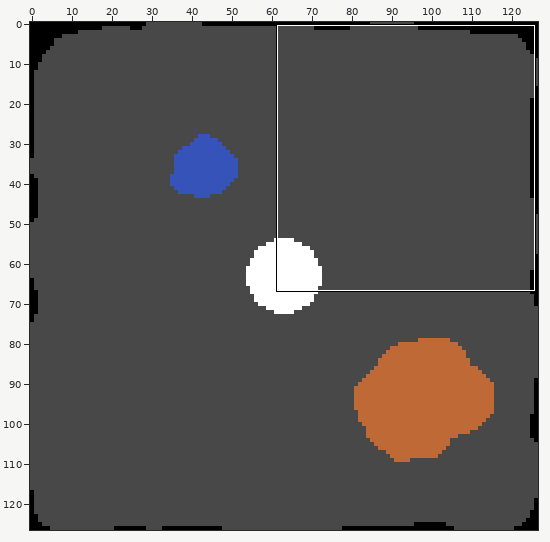
Pixel-art file: asset_workbench/map.aseprite. The picture above shows the old version from afar; the outline marks the close-up.
Close-up. Earlier state:
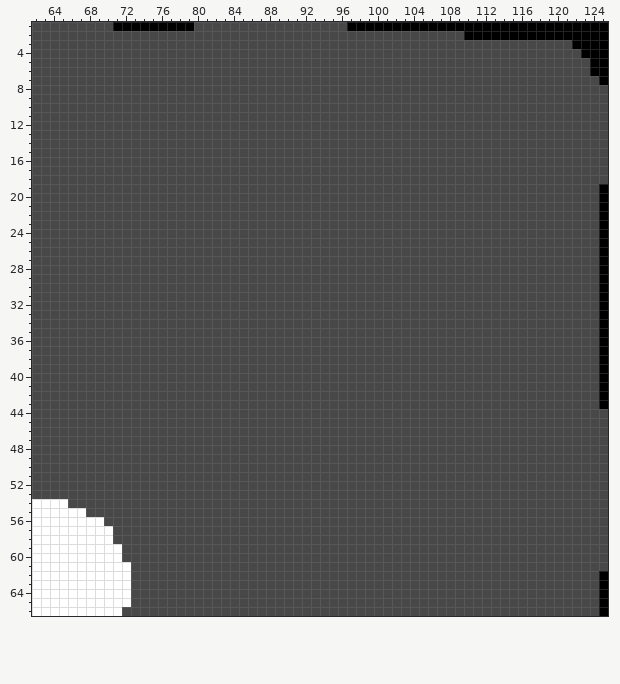
127x127 pixels, 1 frame. Shown: x 62..125, y 1..66. The commit also changed other parts of the picture, which this record leaves out.
New version:
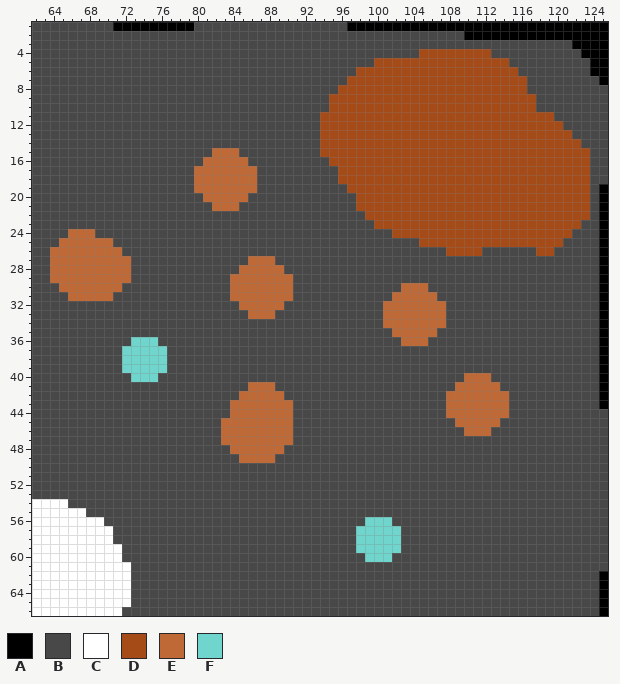
Palette (. is transparent): A #000000  B #484848  C #ffffff  D #a54b18  E #bf6937  F #70d6cd
Changes in this commit:
Changed rows in their new state; - is an unchanged pixel.
first column x 64:
 4 -----------------------------------------DDDDDDDD-----------
 5 ------------------------------------DDDDDDDDDDDDDDD---------
 6 ----------------------------------DDDDDDDDDDDDDDDDDD--------
 7 ---------------------------------DDDDDDDDDDDDDDDDDDDD-------
 8 --------------------------------DDDDDDDDDDDDDDDDDDDDD-------
 9 -------------------------------DDDDDDDDDDDDDDDDDDDDDDD------
10 -------------------------------DDDDDDDDDDDDDDDDDDDDDDD------
11 ------------------------------DDDDDDDDDDDDDDDDDDDDDDDDDD----
12 ------------------------------DDDDDDDDDDDDDDDDDDDDDDDDDDD---
13 ------------------------------DDDDDDDDDDDDDDDDDDDDDDDDDDDD--
14 ------------------------------DDDDDDDDDDDDDDDDDDDDDDDDDDDDD-
15 ------------------EEE---------DDDDDDDDDDDDDDDDDDDDDDDDDDDDDD
16 -----------------EEEEE---------DDDDDDDDDDDDDDDDDDDDDDDDDDDDD
17 ----------------EEEEEEE---------DDDDDDDDDDDDDDDDDDDDDDDDDDDD
18 ----------------EEEEEEE---------DDDDDDDDDDDDDDDDDDDDDDDDDDDD
19 ----------------EEEEEEE----------DDDDDDDDDDDDDDDDDDDDDDDDDDD
20 -----------------EEEEE------------DDDDDDDDDDDDDDDDDDDDDDDDDD
21 ------------------EEE-------------DDDDDDDDDDDDDDDDDDDDDDDDDD
22 -----------------------------------DDDDDDDDDDDDDDDDDDDDDDDDD
23 ------------------------------------DDDDDDDDDDDDDDDDDDDDDDD-
24 --EEE---------------------------------DDDDDDDDDDDDDDDDDDDD--
25 -EEEEEE----------------------------------DDDDDDDDDDDDDDDD---
26 EEEEEEEE------------------------------------DDDD------DD----
27 EEEEEEEEE-------------EEE-----------------------------------
28 EEEEEEEEE------------EEEEE----------------------------------
29 EEEEEEEEE-----------EEEEEEE---------------------------------
30 -EEEEEEE------------EEEEEEE------------EEE------------------
31 --EEEEE-------------EEEEEEE-----------EEEEE-----------------
32 ---------------------EEEEE-----------EEEEEEE----------------
33 ----------------------EEE------------EEEEEEE----------------
34 -------------------------------------EEEEEEE----------------
35 --------------------------------------EEEEE-----------------
36 ---------FFF---------------------------EEE------------------
37 --------FFFFF-----------------------------------------------
38 --------FFFFF-----------------------------------------------
39 --------FFFFF-----------------------------------------------
40 ---------FFF----------------------------------EEE-----------
41 ----------------------EEE--------------------EEEEE----------
42 ---------------------EEEEE------------------EEEEEEE---------
43 --------------------EEEEEEE-----------------EEEEEEE---------
44 --------------------EEEEEEE-----------------EEEEEEE---------
45 -------------------EEEEEEEE------------------EEEEE----------
46 -------------------EEEEEEEE-------------------EEE-----------
47 -------------------EEEEEEEE---------------------------------
48 --------------------EEEEEE----------------------------------
49 ---------------------EEEE-----------------------------------
first column x 98:
56 -FFF-
57 FFFFF
58 FFFFF
59 FFFFF
60 -FFF-
Pixel boxes of the changes (left, top, right, bottom) in both close-ups:
changed: (320, 49, 590, 346)
changed: (194, 148, 257, 211)
changed: (50, 229, 167, 382)
changed: (230, 256, 293, 319)
changed: (446, 373, 509, 436)
changed: (221, 382, 293, 463)
changed: (356, 517, 401, 562)
